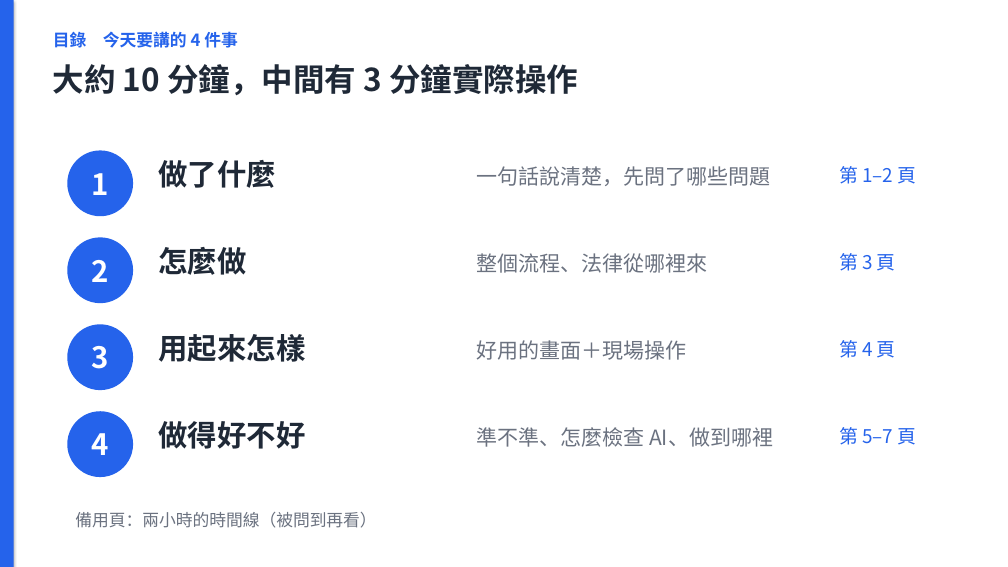
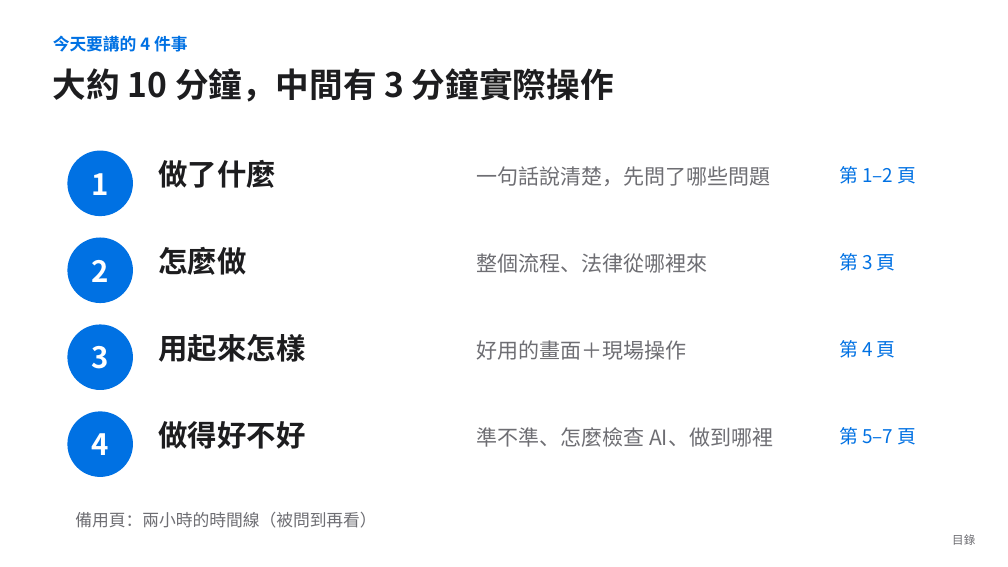
Before and after one commit to jaylooloomi/contract-check, a slide deck: slide 2 of docs/deck/合約外規檢查_簡報.pptx. Drawn at 1008x567 pixels with LibreOffice and Linux fonts; fonts in the diff are those of the drawing. Boxes give left, top, right and bottom in pixels: in the first picture for what was removed or moved away, otherwise in the second. Text is boxed around its words. In the diff, an @@ line names an element or a change of style, - is before the commit and + after.

```diff
--- a/docs/deck/合約外規檢查_簡報.pptx
+++ b/docs/deck/合約外規檢查_簡報.pptx
@@ rectangle removed at [0, 0, 14, 567] @@
@@ text at [53, 35, 188, 52]: text changed; text colour #2563EB to #0071E3 @@
-目錄 今天要講的 4 件事
+今天要講的 4 件事
@@ text "大約 10 分鐘，中間有 3 分鐘實際操作" at [53, 68, 614, 102]: size 30 to 32 pt, text colour #1F2937 to #1D1D1F @@
@@ fill #2563EB to #0071E3; outline #2563EB 1.5 pt to #0071E3 1.25 pt in 4 elements at [68, 151, 132, 216], [68, 238, 132, 302], [68, 325, 132, 389], [68, 412, 132, 476] @@
@@ text colour #1F2937 to #1D1D1F in 4 elements at [159, 160, 276, 188], [159, 247, 247, 275], [159, 334, 306, 362], [159, 421, 306, 449] @@
@@ text colour #2563EB to #0071E3 in 4 elements at [839, 166, 916, 184], [839, 253, 896, 271], [839, 340, 896, 358], [839, 427, 916, 445] @@
@@ text "備用頁：兩小時的時間線（被問到再看）" at [75, 512, 376, 528]: text colour #6B7280 to #6E6E73 @@
@@ text added at [952, 534, 975, 545], 11 pt, text #6E6E73 @@
+目錄
```
Also in this commit, not shown: 9 other slides changed, 13 other files.
